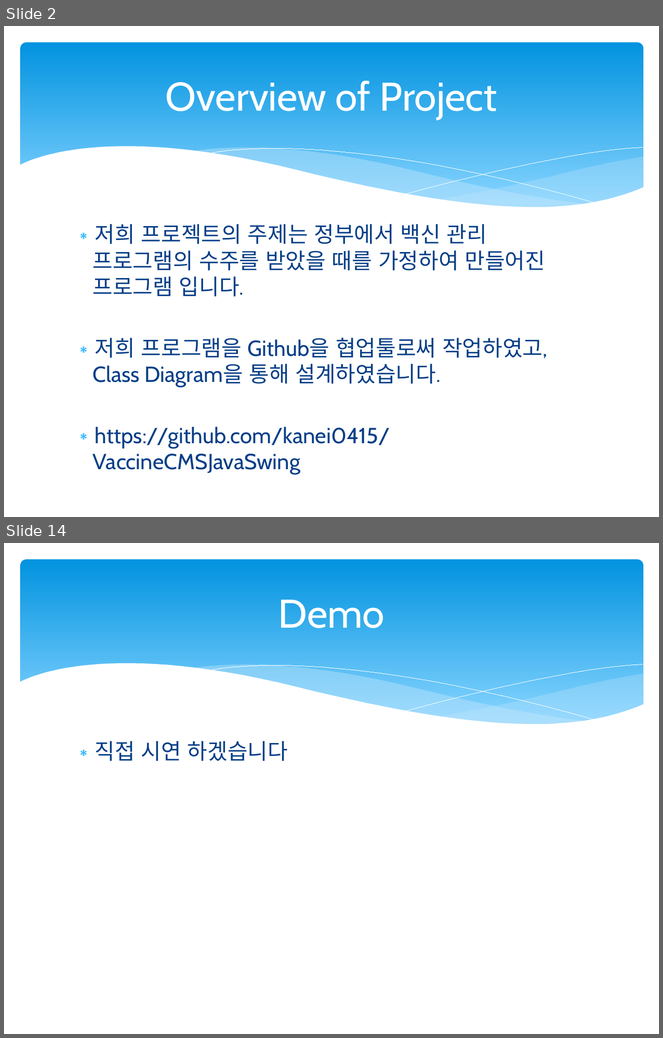
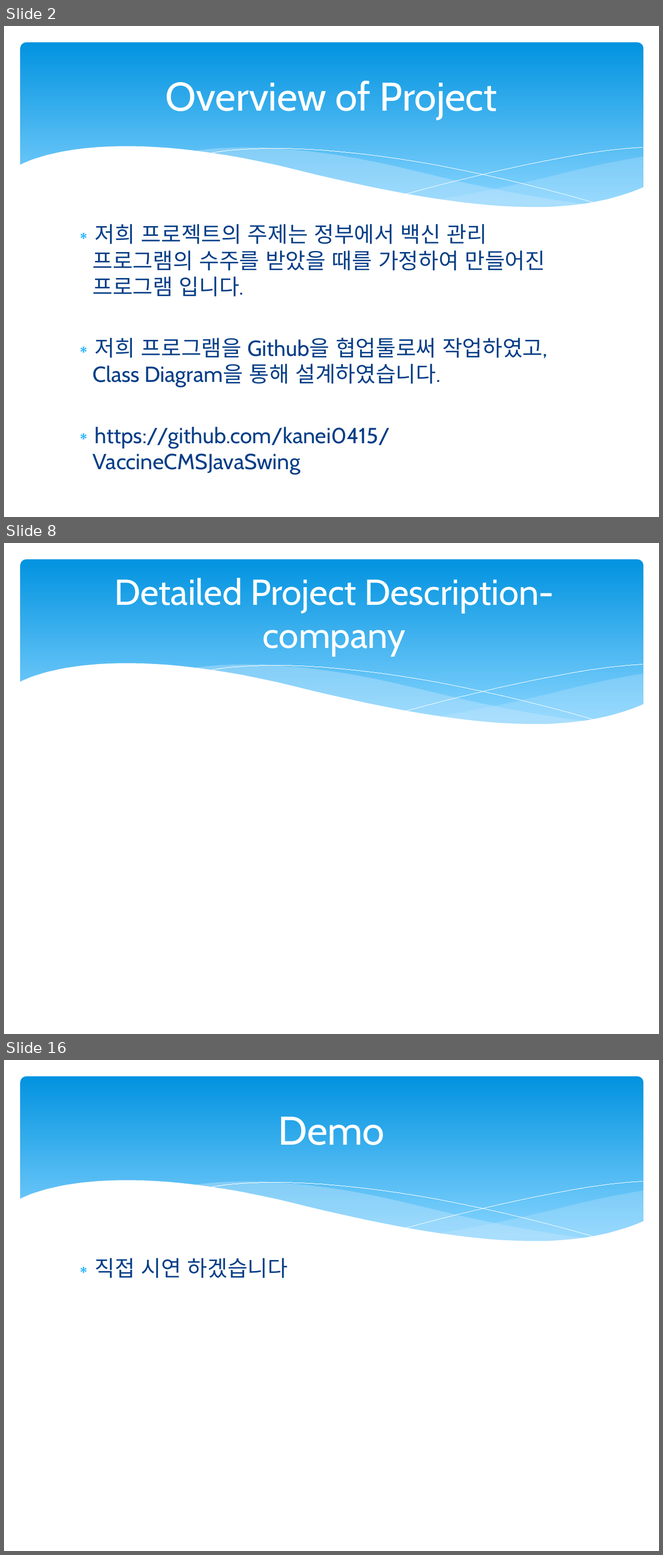
Before and after one commit to hankn01/VaccineCMSJavaSwing, a slide deck: team1Presentation.pptx. Shown one above the other, each under a label of ours: slides 2 and 14 before the commit, slides 2, 8 and 16 after it; the slides between them are not shown. The pictures are 663x1038 and 663x1555 pixels, drawn with LibreOffice and Linux fonts; fonts in the diff are those of the drawing. Boxes give left, top, right and bottom in pixels: in the first picture for what was removed or moved away, otherwise in the second. Text is boxed around its words. In the diff, an @@ line names an element or a change of style, - is before the commit and + after.

```diff
--- a/team1Presentation.pptx
+++ b/team1Presentation.pptx
@@ slide 8 added at (4,543,659,1034), background #FFFFFF; not listed: 6 template elements that a slide beside it also shows @@
@@ title added at (114,578,554,656), 39.6 pt, text #FFFFFF @@
+Detailed Project Description-company
@@ what was slide 14 is now slide 16 @@
```
Also in this commit, not shown: 11 slides changed, 1 other slide added.
